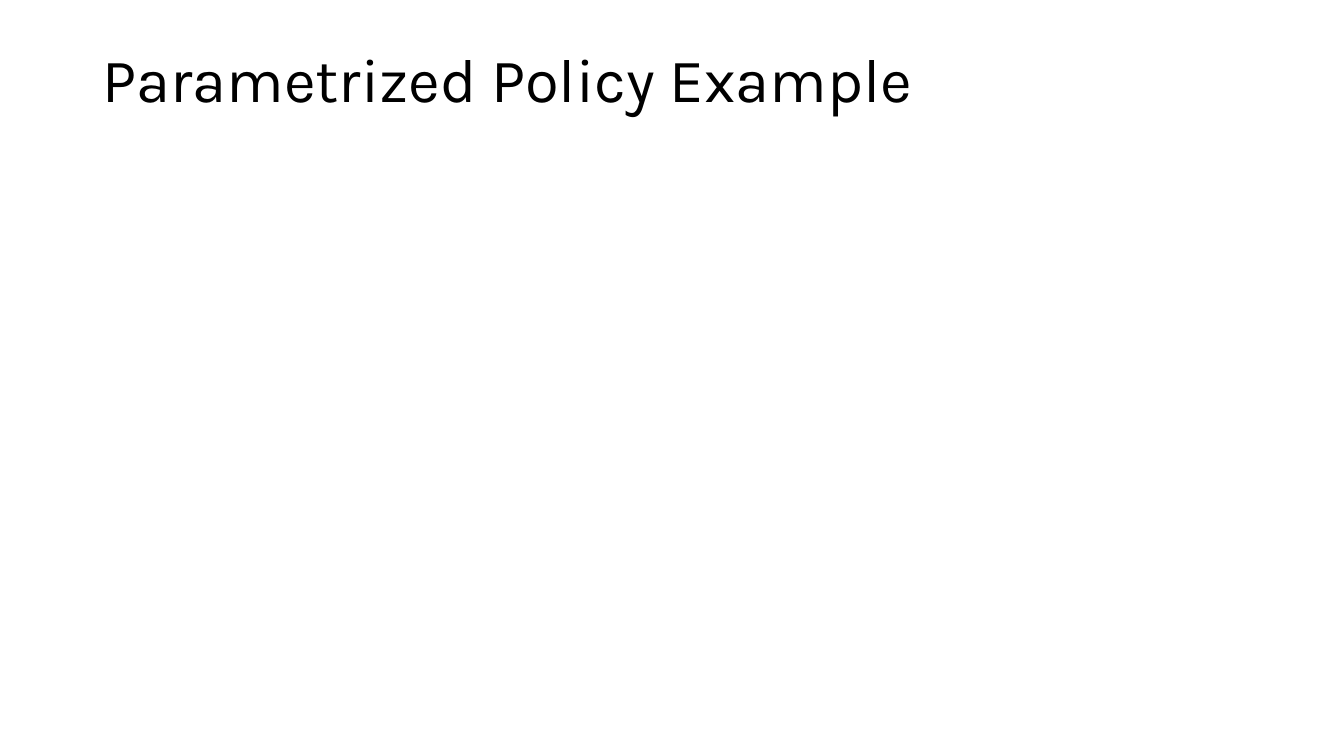
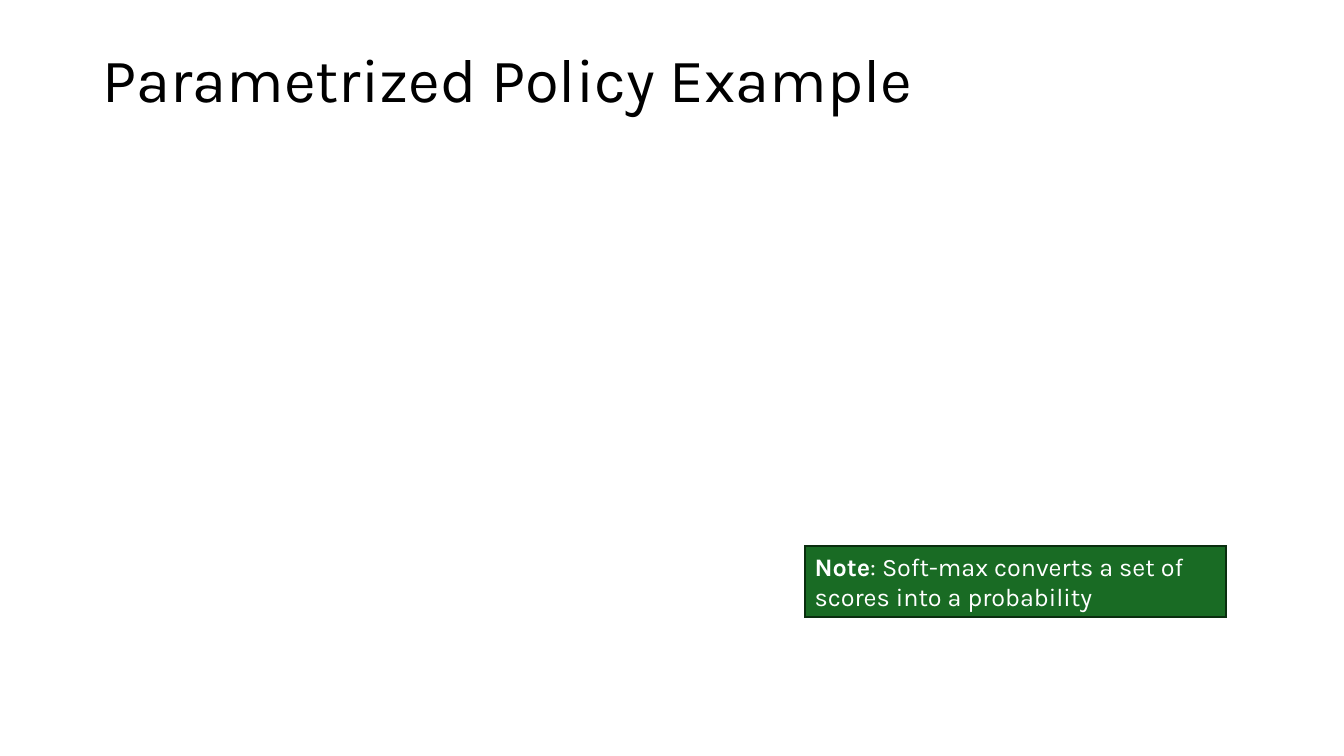
Before and after one commit to mhahsler/Introduction_to_Reinforcement_Learning, a slide deck: slide 7 of slides/Lecture_Chapter13.pptx (slide 6 before the commit). Drawn at 1344x756 pixels with LibreOffice and Linux fonts; fonts in the diff are those of the drawing; grey boxes stand for pictures. Boxes give left, top, right and bottom in pixels: in the first picture for what was removed or moved away, otherwise in the second. Text is boxed around its words. In the diff, an @@ line names an element or a change of style, - is before the commit and + after.

```diff
--- a/slides/Lecture_Chapter13.pptx
+++ b/slides/Lecture_Chapter13.pptx
@@ rectangle added at [805,546,1226,618], fill #196B24, outline #0B2F10 1.5 pt, 18 pt, text #FFFFFF @@
+Note: Soft-max converts a set of scores into a probability distribution.
```
Also in this commit, not shown: 8 other slides changed, 3 slides added, 1 slide removed, 3 other files.
